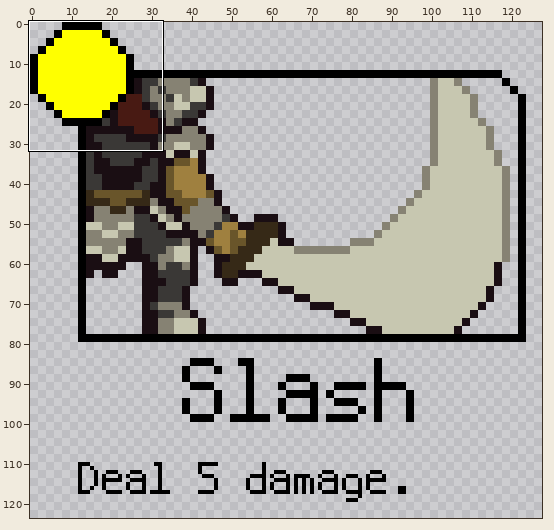
Sprite sheet, stored at images/cards/slash.png. The first picture is a wide view before the edit; the outline marks the close-up.
Close-up. First the earlier version:
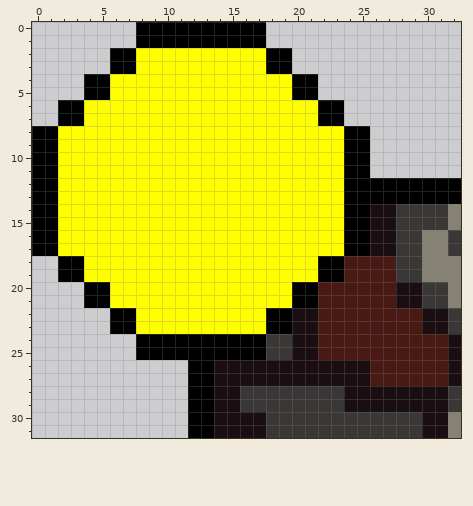
The file is 132x196 pixels. Shown: x 0..32, y 0..31. The wide view leaves out empty margins.
After:
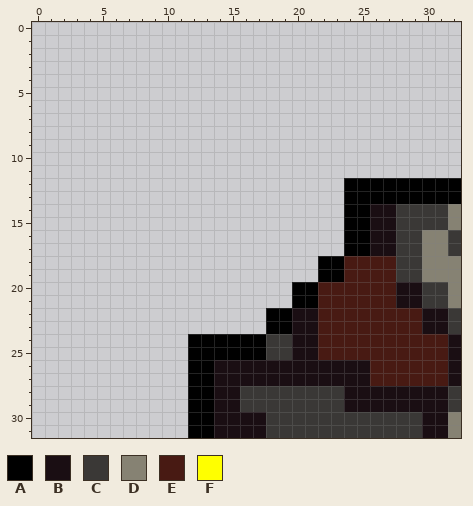
Palette (. is transparent): A #000000  B #1a0e13  C #3a3836  D #868273  E #481a13  F #ffff00
From old to new:
@@ x 0..32 @@
- 0 ........AAAAAAAAAA...............
- 1 ........AAAAAAAAAA...............
- 2 ......AAFFFFFFFFFFAA.............
- 3 ......AAFFFFFFFFFFAA.............
- 4 ....AAFFFFFFFFFFFFFFAA...........
- 5 ....AAFFFFFFFFFFFFFFAA...........
- 6 ..AAFFFFFFFFFFFFFFFFFFAA.........
- 7 ..AAFFFFFFFFFFFFFFFFFFAA.........
- 8 AAFFFFFFFFFFFFFFFFFFFFFFAA.......
- 9 AAFFFFFFFFFFFFFFFFFFFFFFAA.......
-10 AAFFFFFFFFFFFFFFFFFFFFFFAA.......
-11 AAFFFFFFFFFFFFFFFFFFFFFFAA.......
-12 AAFFFFFFFFFFFFFFFFFFFFFFAAAAAAAAA
-13 AAFFFFFFFFFFFFFFFFFFFFFFAAAAAAAAA
-14 AAFFFFFFFFFFFFFFFFFFFFFFAABBCCCCD
-15 AAFFFFFFFFFFFFFFFFFFFFFFAABBCCCCD
-16 AAFFFFFFFFFFFFFFFFFFFFFFAABBCCDDC
-17 AAFFFFFFFFFFFFFFFFFFFFFFAABBCCDDC
-18 ..AAFFFFFFFFFFFFFFFFFFAAEEEECCDDD
-19 ..AAFFFFFFFFFFFFFFFFFFAAEEEECCDDD
-20 ....AAFFFFFFFFFFFFFFAAEEEEEEBBCCD
-21 ....AAFFFFFFFFFFFFFFAAEEEEEEBBCCD
-22 ......AAFFFFFFFFFFAABBEEEEEEEEBBC
-23 ......AAFFFFFFFFFFAABBEEEEEEEEBBC
-24 ........AAAAAAAAAACCBBEEEEEEEEEEB
-25 ........AAAAAAAAAACCBBEEEEEEEEEEB
+ 0 .................................
+ 1 .................................
+ 2 .................................
+ 3 .................................
+ 4 .................................
+ 5 .................................
+ 6 .................................
+ 7 .................................
+ 8 .................................
+ 9 .................................
+10 .................................
+11 .................................
+12 ........................AAAAAAAAA
+13 ........................AAAAAAAAA
+14 ........................AABBCCCCD
+15 ........................AABBCCCCD
+16 ........................AABBCCDDC
+17 ........................AABBCCDDC
+18 ......................AAEEEECCDDD
+19 ......................AAEEEECCDDD
+20 ....................AAEEEEEEBBCCD
+21 ....................AAEEEEEEBBCCD
+22 ..................AABBEEEEEEEEBBC
+23 ..................AABBEEEEEEEEBBC
+24 ............AAAAAACCBBEEEEEEEEEEB
+25 ............AAAAAACCBBEEEEEEEEEEB
 26 ............AABBBBBBBBBBBBEEEEEEB
Changed places in both close-ups, as pixel boxes (x1, y1, x2, y2):
erased: (32, 22, 370, 360)
